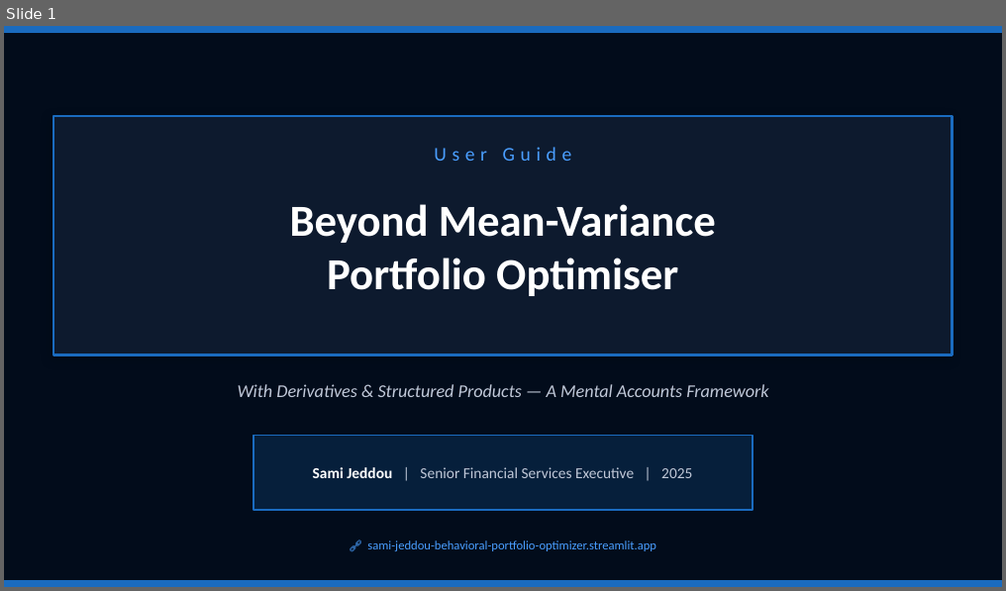
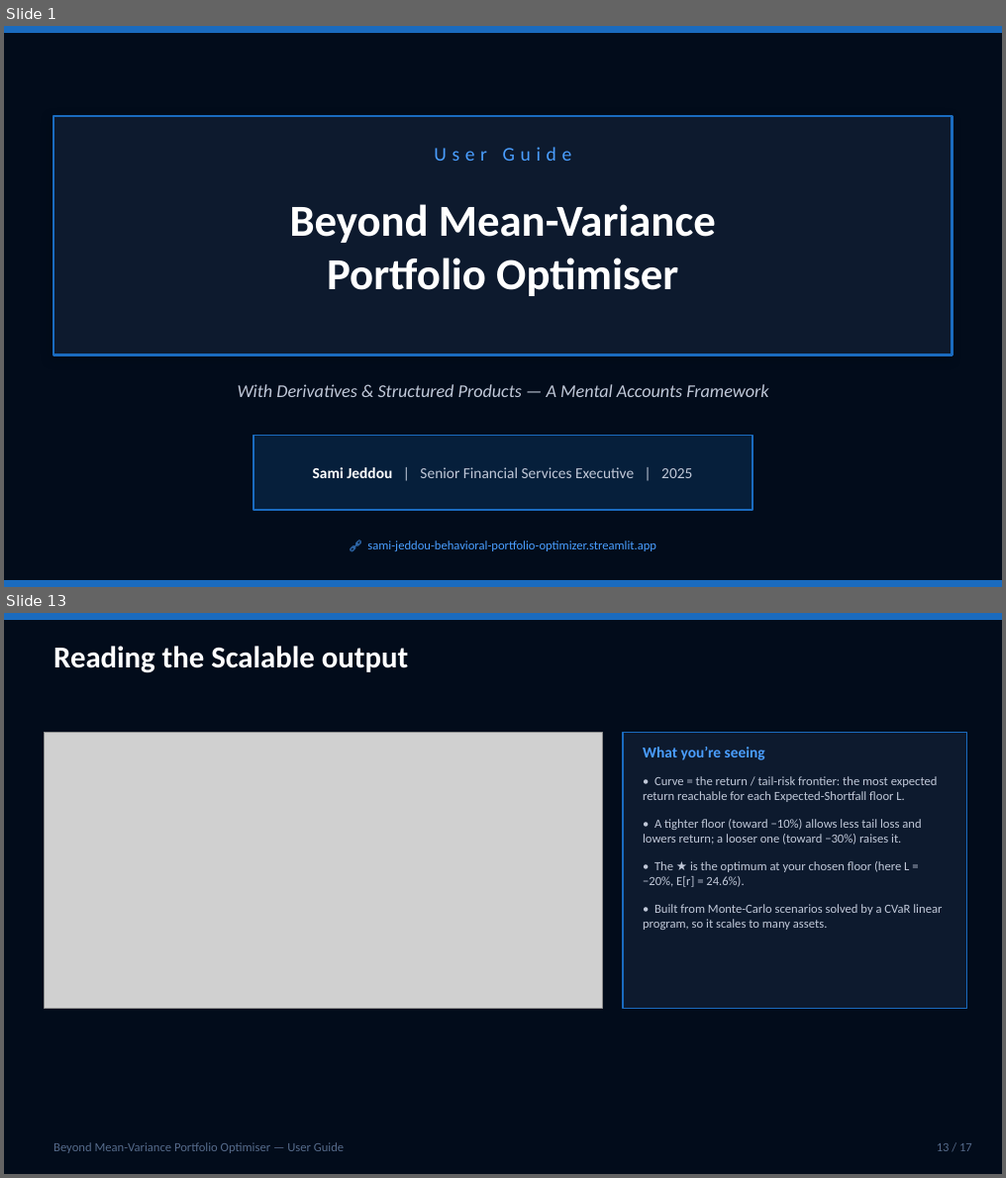
Before and after one commit to SamiJeddou/behavioral-portfolio-optimizer, a slide deck: userguide.pptx. Shown one above the other, each under a label of ours: slide 1 before the commit, slides 1 and 13 after it; the slides between them are not shown. The pictures are 1006x591 and 1006x1178 pixels, drawn with LibreOffice and Linux fonts; fonts in the diff are those of the drawing; grey boxes stand for pictures. Boxes give left, top, right and bottom in pixels: in the first picture for what was removed or moved away, otherwise in the second. Text is boxed around its words. In the diff, an @@ line names an element or a change of style, - is before the commit and + after.

```diff
--- a/userguide.pptx
+++ b/userguide.pptx
@@ slide 13 added at [4, 613, 1002, 1174], background #020C1B @@
@@ rectangle added at [4, 613, 1002, 619], fill #1A6BBF, outline #1A6BBF 1 pt @@
@@ text added at [54, 646, 408, 673], 22 pt, text #FFFFFF, bold @@
+Reading the Scalable output
@@ picture added at [44, 733, 603, 1008] @@
@@ rectangle added at [623, 733, 967, 1008], fill #0D1A2E, outline #1A6BBF 1 pt @@
@@ text added at [643, 747, 942, 930], 9 pt, text #C0C8D8 @@
+What you’re seeing
+• Curve = the return / tail-risk frontier: the most expected return reachable for each Expected-Shortfall floor L.
+• A tighter floor (toward −10%) allows less tail loss and lowers return; a looser one (toward −30%) raises it.
+• The ★ is the optimum at your chosen floor (here L = −20%, E[r] = 24.6%).
+• Built from Monte-Carlo scenarios solved by a CVaR linear program, so it scales to many assets.
@@ text added at [54, 1143, 344, 1154], 9 pt, text #556A8A @@
+Beyond Mean-Variance Portfolio Optimiser — User Guide
@@ text added at [937, 1144, 972, 1152], 9 pt, text #556A8A @@
+13 / 17
```
Also in this commit, not shown: 14 slides changed, 1 other slide added, 1 other file.
